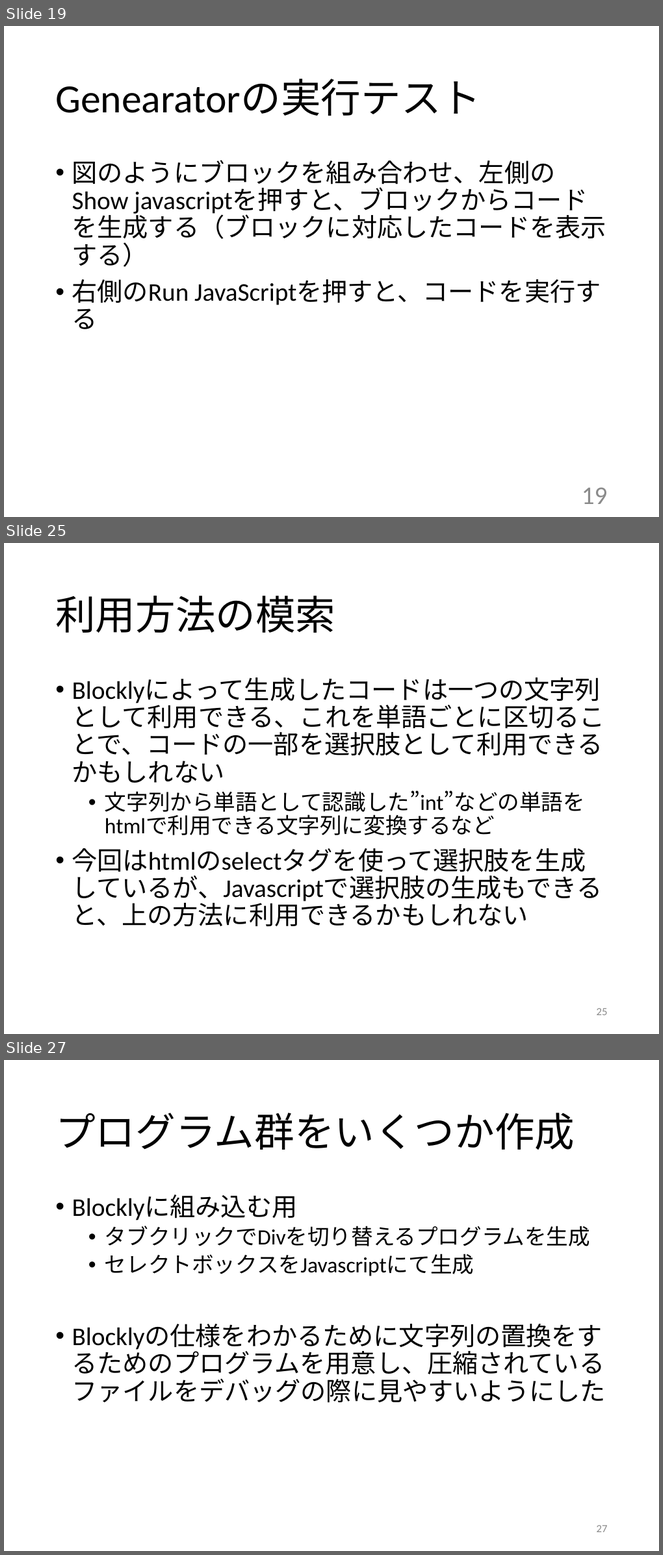
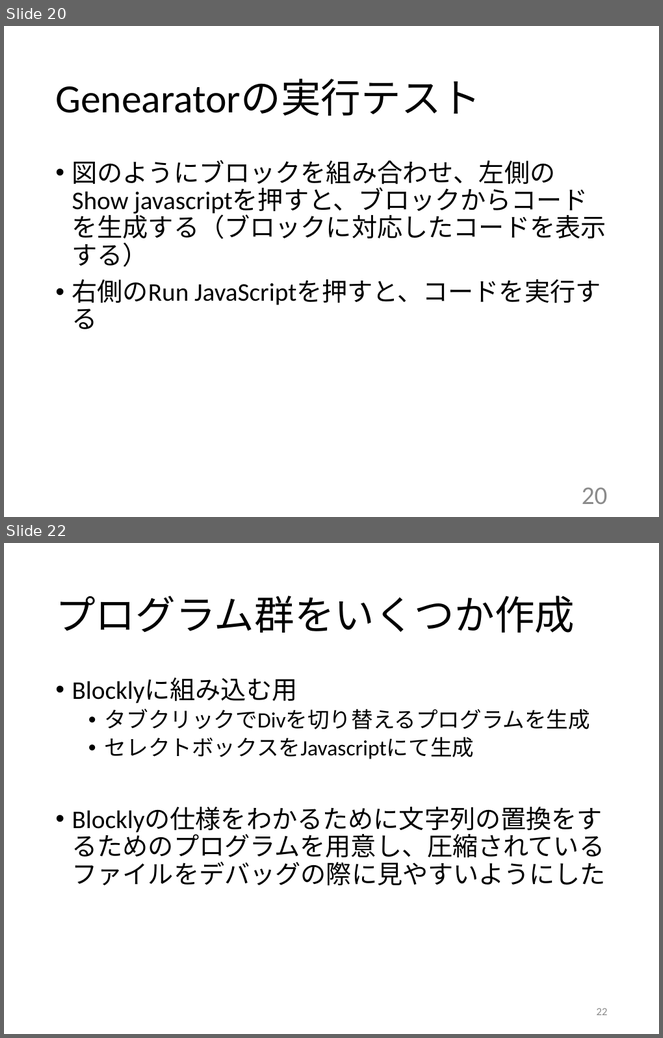
Before and after one commit to kait-takanolab/1821121-shimaoka-thesis, a slide deck: 1821121_shimaoka_sotsuken.pptx. Shown one above the other, each under a label of ours: slides 19, 25 and 27 before the commit, slides 20 and 22 after it; the slides between them are not shown. The pictures are 663x1555 and 663x1038 pixels, drawn with LibreOffice and Linux fonts; fonts in the diff are those of the drawing. Boxes give left, top, right and bottom in pixels: in the first picture for what was removed or moved away, otherwise in the second. Text is boxed around its words. In the diff, an @@ line names an element or a change of style, - is before the commit and + after.

Commit message:
node.jsについて追記
サーバとしての利用に変更

```diff
--- a/1821121_shimaoka_sotsuken.pptx
+++ b/1821121_shimaoka_sotsuken.pptx
@@ slide 25 removed at (4,543,659,1034), background #FFFFFF @@
@@ title removed at (55,596,336,633) @@
-利用方法の模索
@@ text removed at (72,700,605,927) @@
-• Blocklyによって生成したコードは一つの文字列として利用できる、これを単語ごとに区切ることで、コードの一部を選択肢として利用できるかもしれない
-  • 文字列から単語として認識した”int”などの単語をhtmlで利用できる文字列に変換するなど
-• 今回はhtmlのselectタグを使って選択肢を生成しているが、Javascriptで選択肢の生成もできると、上の方法に利用できるかもしれない
@@ page number removed at (597,1008,608,1016) @@
-25
@@ what was slide 19 is now slide 20 @@
@@ page number at (582,488,608,504): text changed @@
-19
+20
@@ what was slide 27 is now slide 22 @@
@@ page number at (597,1008,608,1016): text changed @@
-27
+22
```
Also in this commit, not shown: 4 slides changed, 2 slides added, 6 other slides removed.
